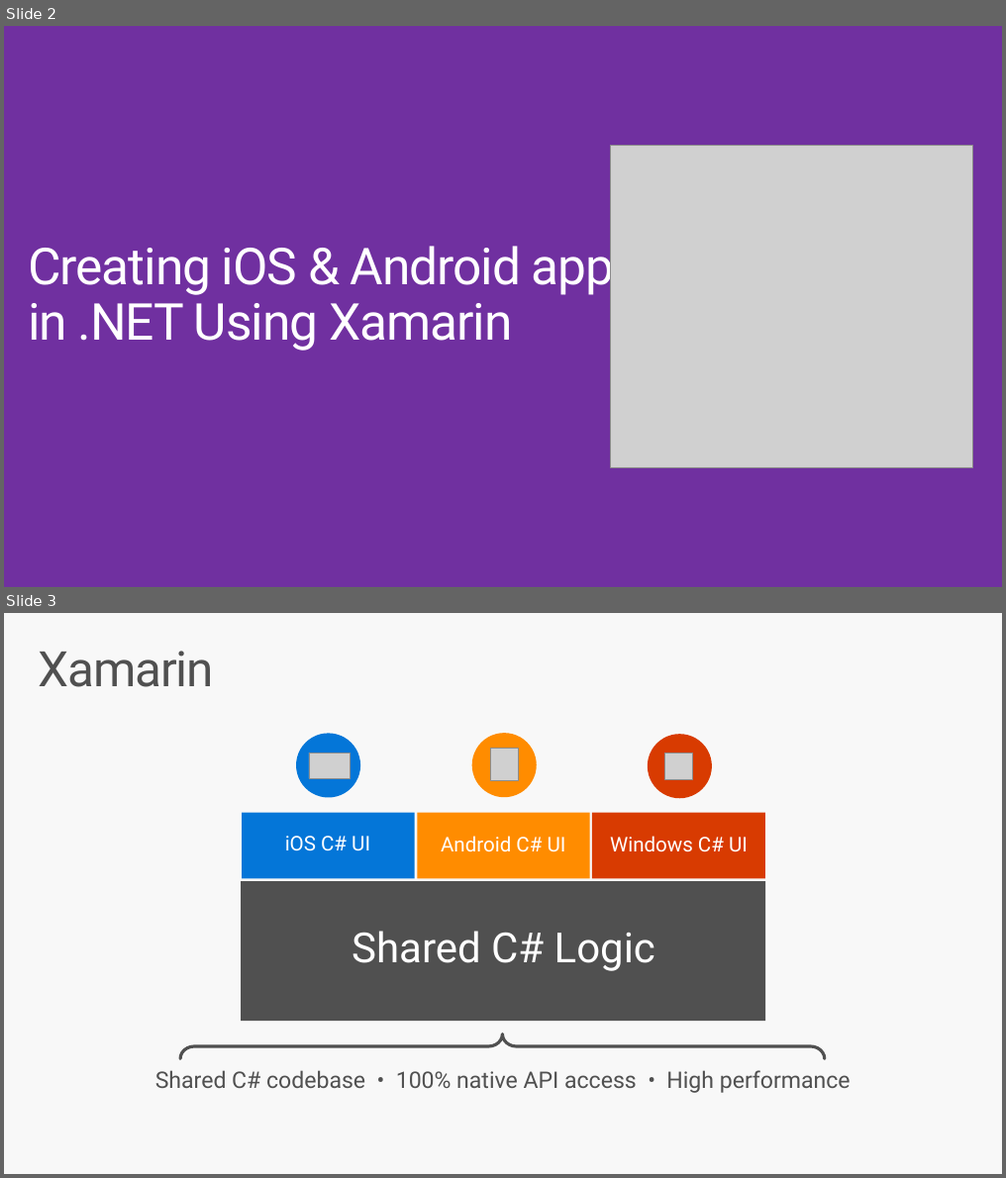
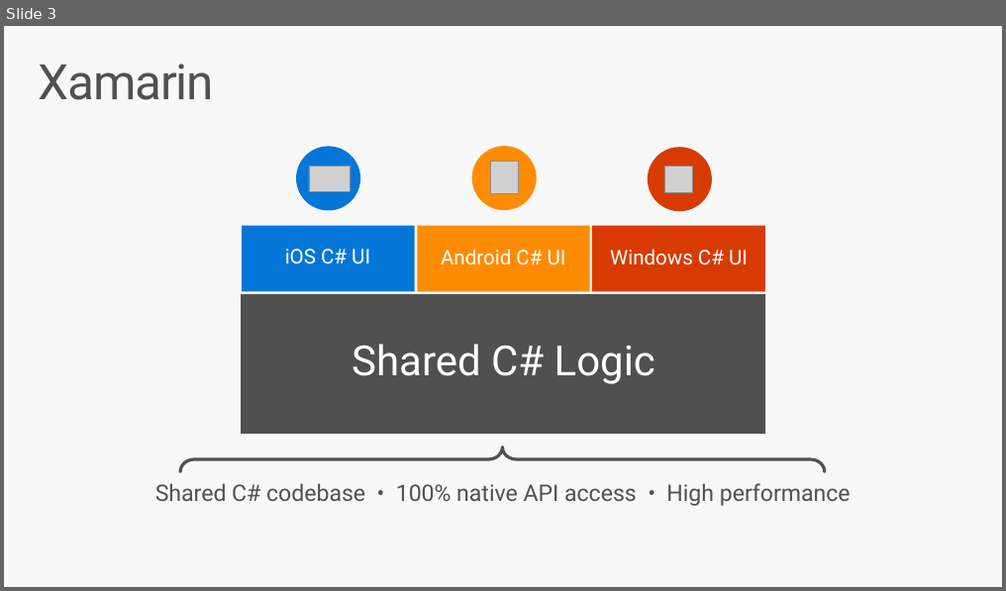
Before and after one commit to codemillmatt/xamarin-101, a slide deck: Creating iOS & Android Apps In C# Using Xamarin.pptx. Shown one above the other, each under a label of ours: slides 2 and 3 before the commit, slide 3 after it. The pictures are 1006x1178 and 1006x591 pixels, drawn with LibreOffice and Linux fonts; fonts in the diff are those of the drawing; grey boxes stand for pictures. Boxes give left, top, right and bottom in pixels: in the first picture for what was removed or moved away, otherwise in the second. Text is boxed around its words. In the diff, an @@ line names an element or a change of style, - is before the commit and + after.

```diff
--- a/Creating iOS & Android Apps In C# Using Xamarin.pptx
+++ b/Creating iOS & Android Apps In C# Using Xamarin.pptx
@@ slide 2 removed at (x1=4, y1=26, x2=1002, y2=587), background #7030A0 @@
@@ picture removed at (x1=611, y1=146, x2=973, y2=469) @@
@@ text removed at (x1=28, y1=238, x2=640, y2=351) @@
-Creating iOS & Android apps
-in .NET Using Xamarin
```
Also in this commit, not shown: 1 slide added, 2 other slides removed.
